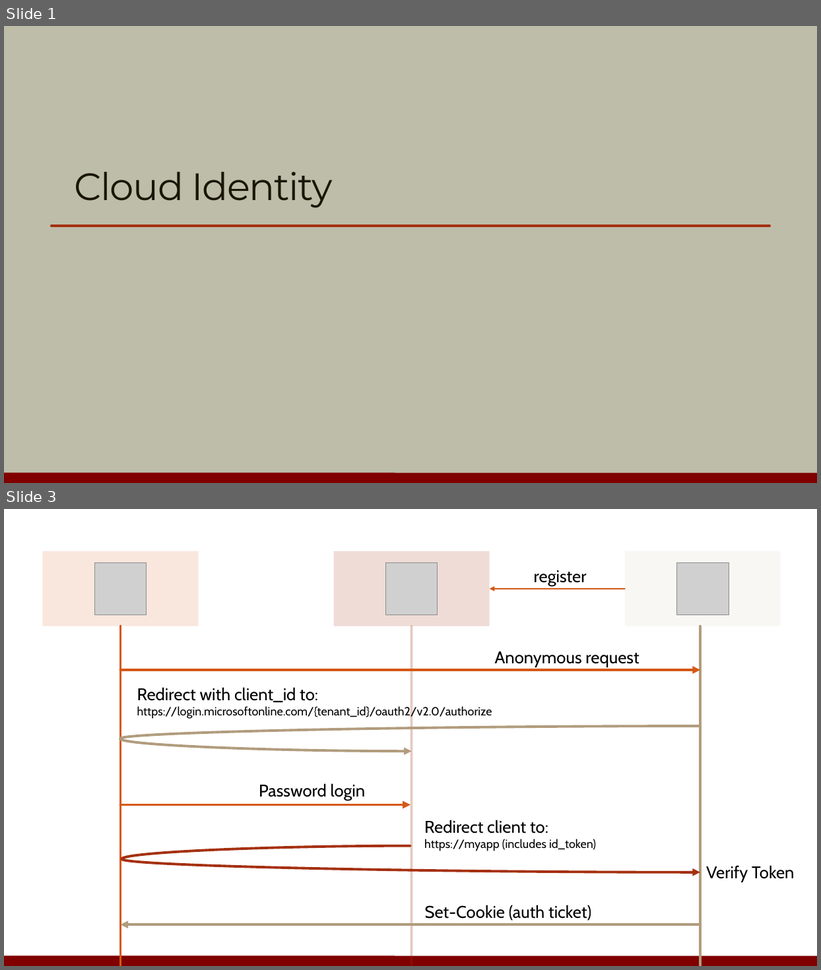
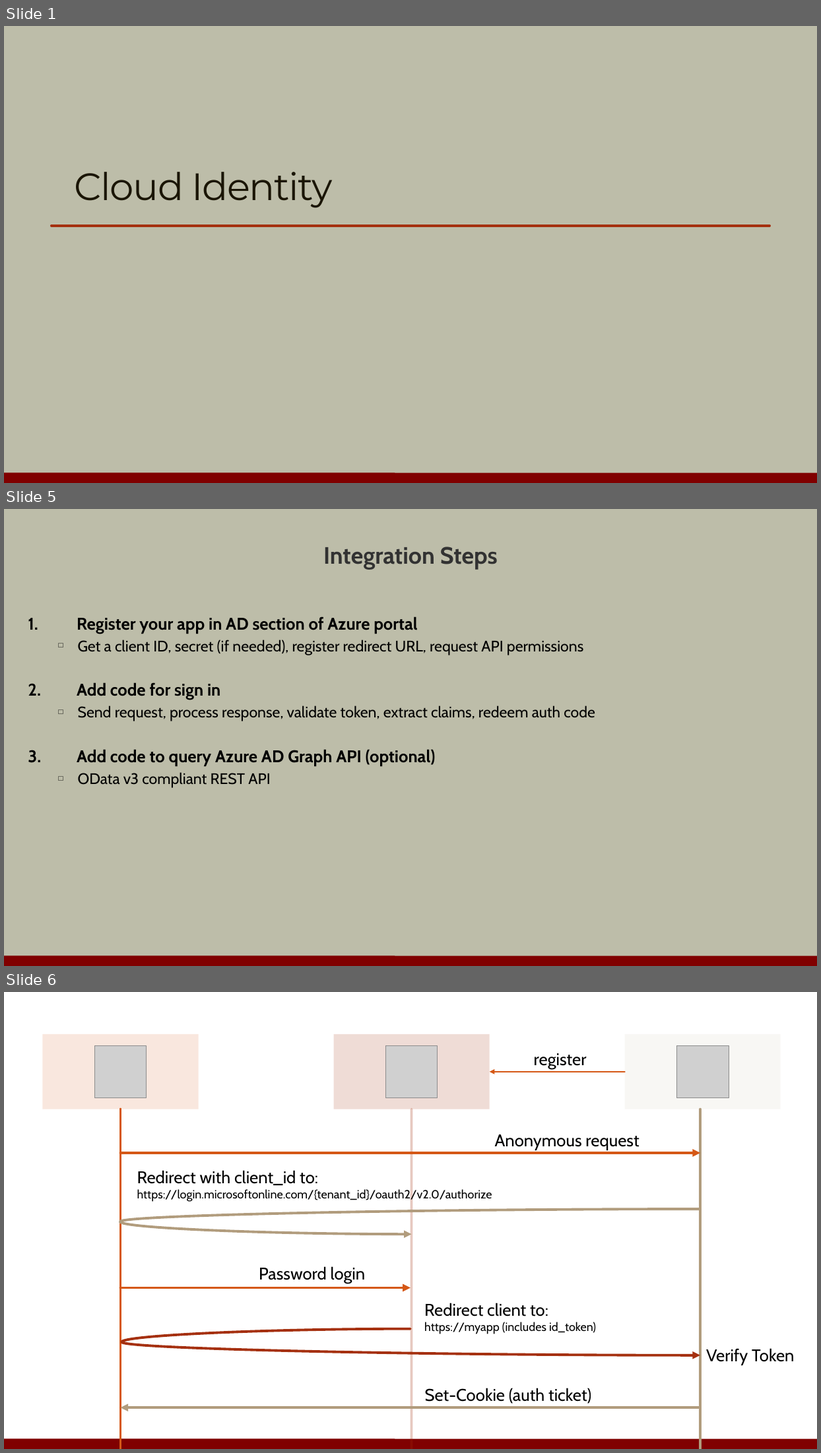
Before and after one commit to OdeToCode/classes, a slide deck: azure/secure-services-m4-azuread.pptx. Shown one above the other, each under a label of ours: slides 1 and 3 before the commit, slides 1, 5 and 6 after it; the slides between them are not shown. The pictures are 821x970 and 821x1453 pixels, drawn with LibreOffice and Linux fonts; fonts in the diff are those of the drawing; grey boxes stand for pictures; background and template pictures are left out. Boxes give left, top, right and bottom in pixels: in the first picture for what was removed or moved away, otherwise in the second. Text is boxed around its words. In the diff, an @@ line names an element or a change of style, - is before the commit and + after.

Commit message:
updated azure content

```diff
--- a/azure/secure-services-m4-azuread.pptx
+++ b/azure/secure-services-m4-azuread.pptx
@@ slide 5 added at (x1=4, y1=509, x2=817, y2=966), background #BDBDA9; not listed: 1 template element that a slide beside it also shows @@
@@ title added at (x1=323, y1=547, x2=498, y2=570), 28 pt, text #323232, bold @@
+Integration Steps
@@ text added at (x1=77, y1=617, x2=595, y2=788), 18 pt, text #000000 @@
+1. Register your app in AD section of Azure portal
+  □ Get a client ID, secret (if needed), register redirect URL, request API permissions
+2. Add code for sign in
+  □ Send request, process response, validate token, extract claims, redeem auth code
+3. Add code to query Azure AD Graph API (optional)
+  □ OData v3 compliant REST API
@@ what was slide 3 is now slide 6 @@
```
Also in this commit, not shown: 10 other slides added, 1 slide removed, 4 other files.
